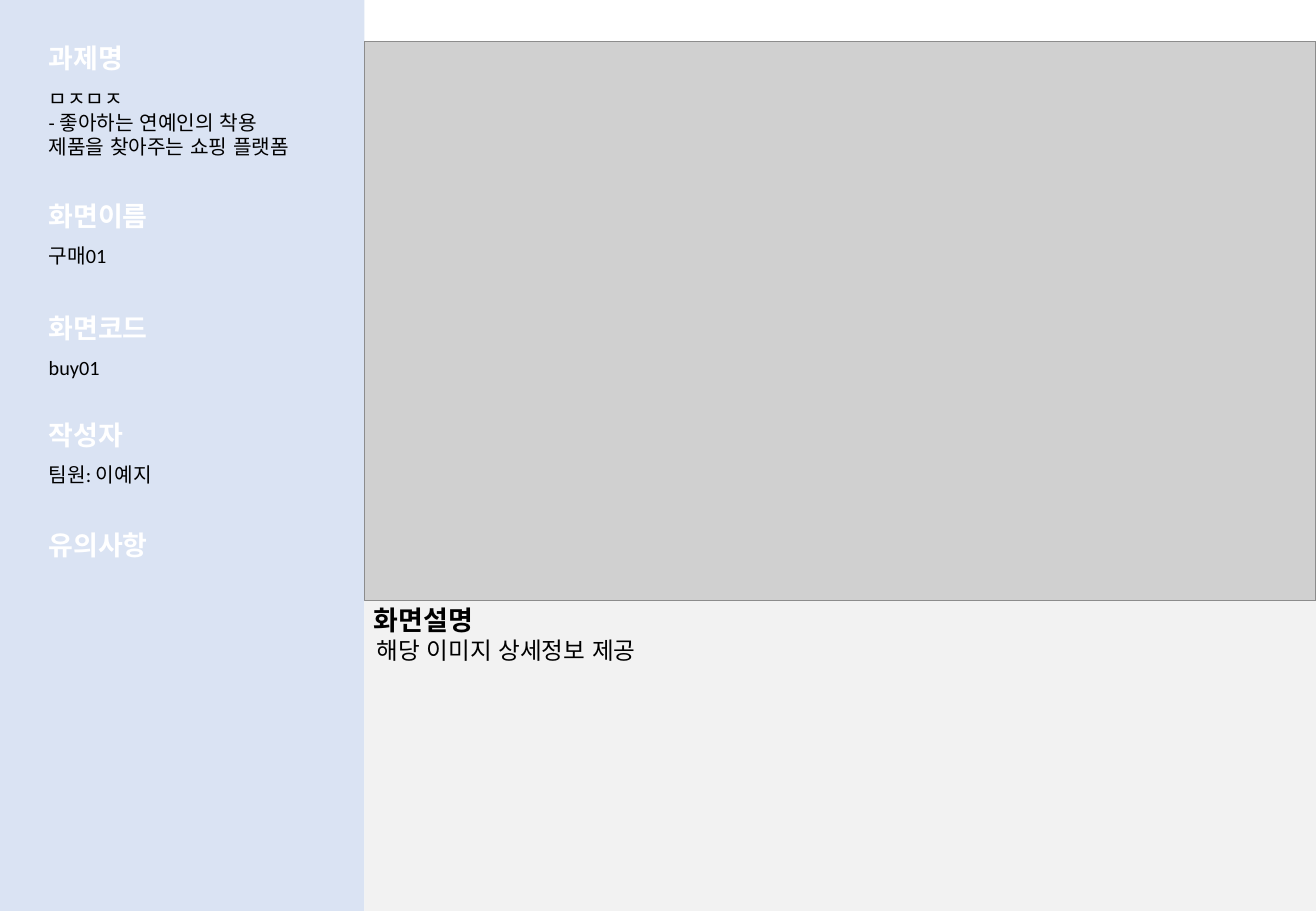
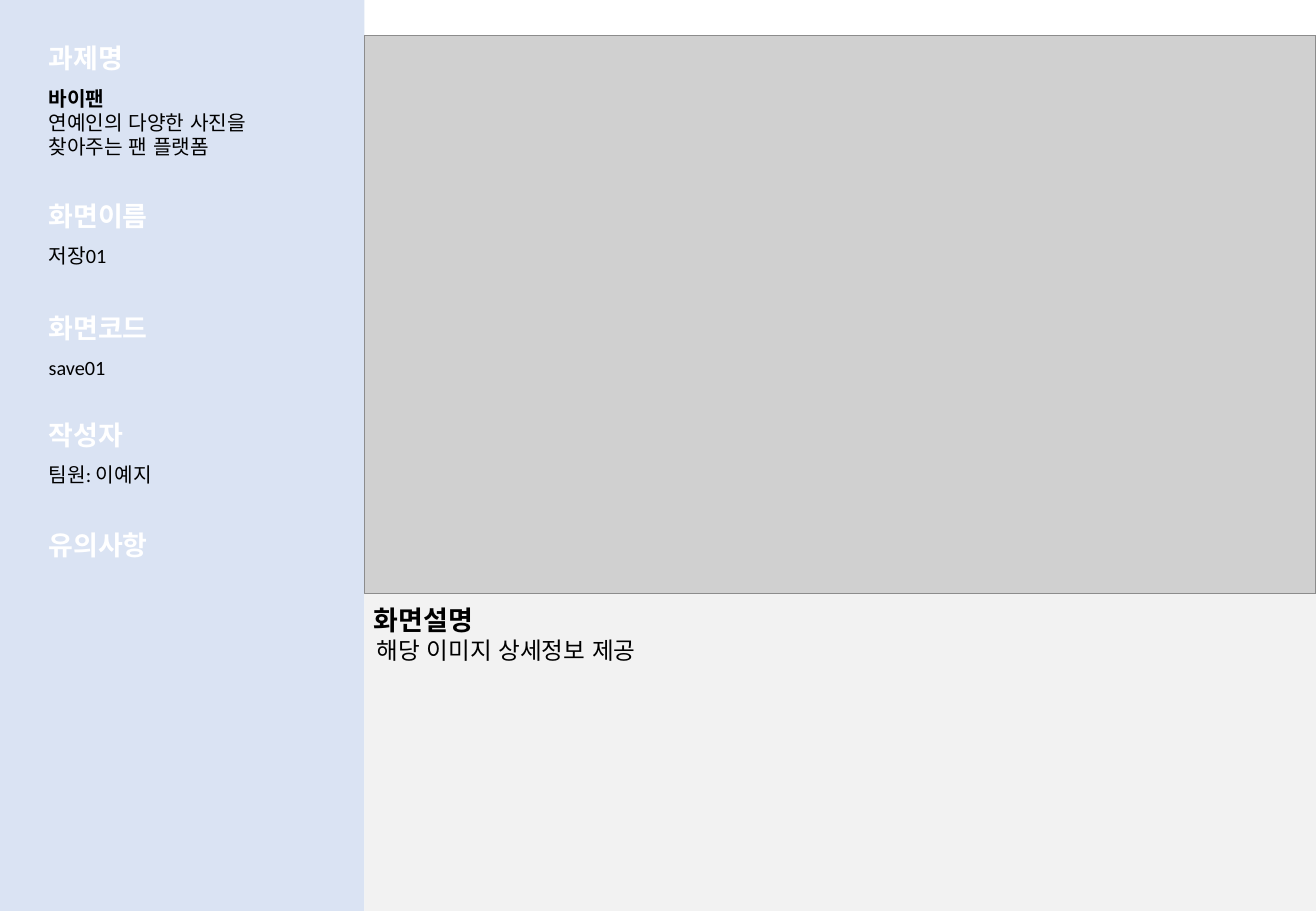
Before and after one commit to LeticiaKang/Project_Idol-Fandom-WebPlaform, a slide deck: slide 16 of 1. 산출문서/화면설계서(실전)/화면설계서_서식(1조. HappyVirus) (실전).pptx (slide 18 before the commit). Drawn at 1316x911 pixels with LibreOffice and Linux fonts; fonts in the diff are those of the drawing; grey boxes stand for pictures. Boxes give left, top, right and bottom in pixels: in the first picture for what was removed or moved away, otherwise in the second. Text is boxed around its words. In the diff, an @@ line names an element or a change of style, - is before the commit and + after.

```diff
--- a/1. 산출문서/화면설계서(실전)/화면설계서_서식(1조. HappyVirus) (실전).pptx
+++ b/1. 산출문서/화면설계서(실전)/화면설계서_서식(1조. HappyVirus) (실전).pptx
@@ picture: place and size @@
-picture at <box>365,41,1316,601</box>
+picture at <box>365,36,1316,594</box>
@@ text at <box>49,89,246,156</box>: text changed @@
-ㅁㅈㅁㅈ
-- 좋아하는 연예인의 착용 제품을 찾아주는 쇼핑 플랫폼
+바이팬
+연예인의 다양한 사진을 찾아주는 팬 플랫폼
@@ text at <box>49,246,107,265</box>: text changed @@
-구매01
+저장01
@@ text at <box>49,362,106,375</box>: text changed @@
-buy01
+save01
```
Also in this commit, not shown: 17 other slides changed, 2 slides removed.
